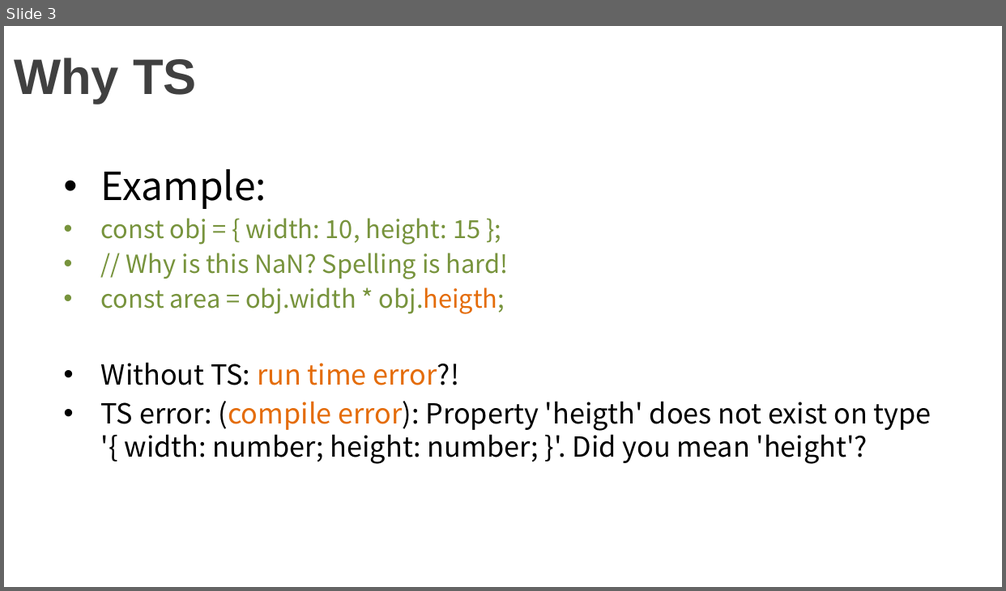
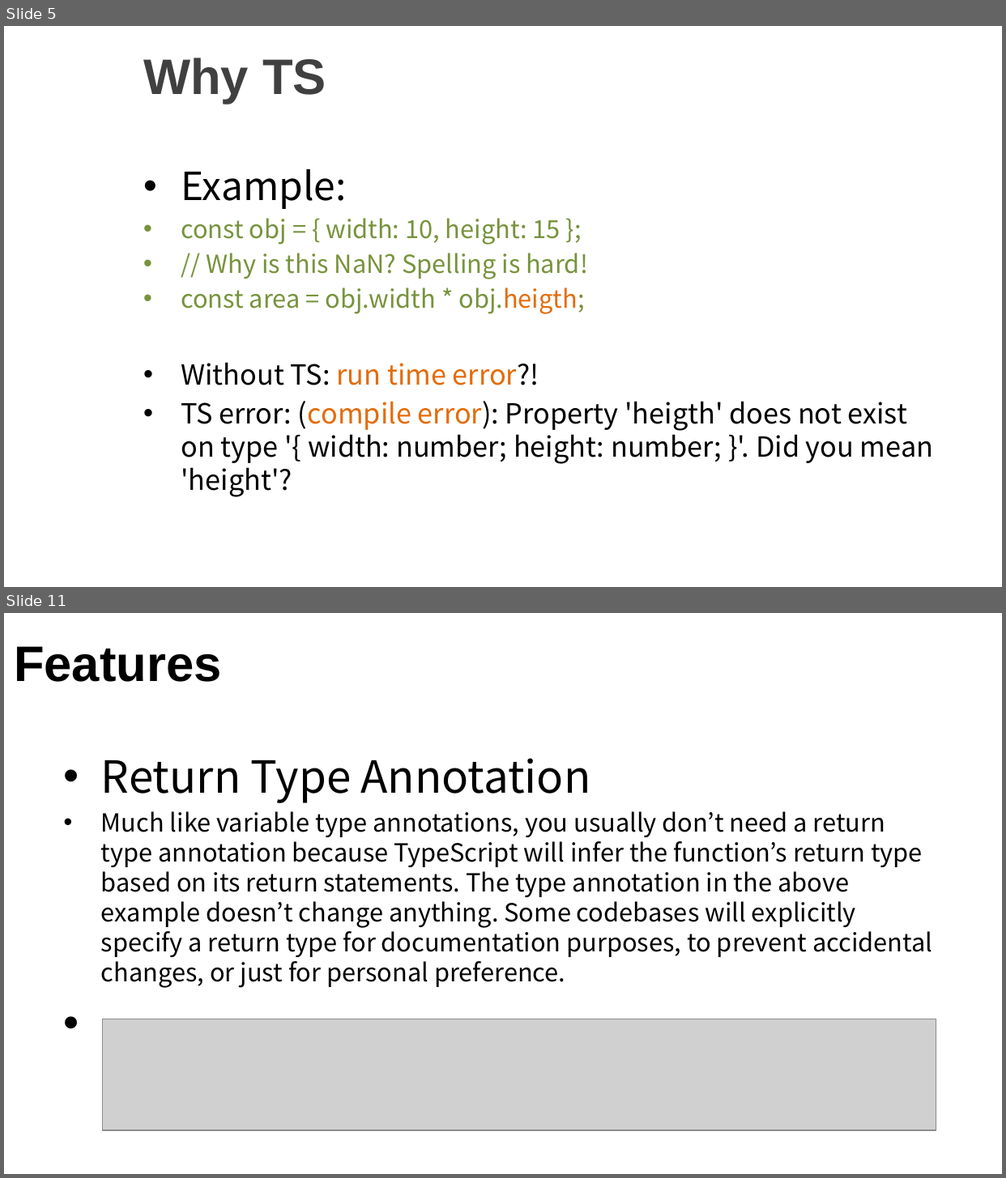
Before and after one commit to kingofday/ReactTS, a slide deck: docs/pres1.pptx. Shown one above the other, each under a label of ours: slide 3 before the commit, slides 5 and 11 after it; the slides between them are not shown. The pictures are 1006x591 and 1006x1178 pixels, drawn with LibreOffice and Linux fonts; fonts in the diff are those of the drawing; grey boxes stand for pictures; background and template pictures are left out. Boxes give left, top, right and bottom in pixels: in the first picture for what was removed or moved away, otherwise in the second. Text is boxed around its words. In the diff, an @@ line names an element or a change of style, - is before the commit and + after.

```diff
--- a/docs/pres1.pptx
+++ b/docs/pres1.pptx
@@ slide 11 added at (x1=4, y1=613, x2=1002, y2=1174), background picture (left out) @@
@@ title added at (x1=14, y1=646, x2=222, y2=682), 36 pt, text #000000, bold @@
+Features
@@ text added at (x1=101, y1=758, x2=932, y2=988), 18 pt, text #000000 @@
+• Return Type Annotation
+• Much like variable type annotations, you usually don’t need a return type annotation because TypeScript will infer the function’s return type based on its return statements. The type annotation in the above example doesn’t change anything. Some codebases will explicitly specify a return type for documentation purposes, to prevent accidental changes, or just for personal preference.
@@ picture added at (x1=102, y1=1019, x2=936, y2=1130) @@
@@ what was slide 3 is now slide 5 @@
@@ slide 5 changed as well @@
@@ title "Why TS" moved from (x1=14, y1=58, x2=197, y2=103) to (x1=143, y1=58, x2=326, y2=103) @@
@@ text "Example:" rewrapped from (x1=101, y1=169, x2=931, y2=464) to (x1=181, y1=169, x2=933, y2=497) @@
```
Also in this commit, not shown: 2 other slides changed, 19 other slides added, 1 slide removed.
